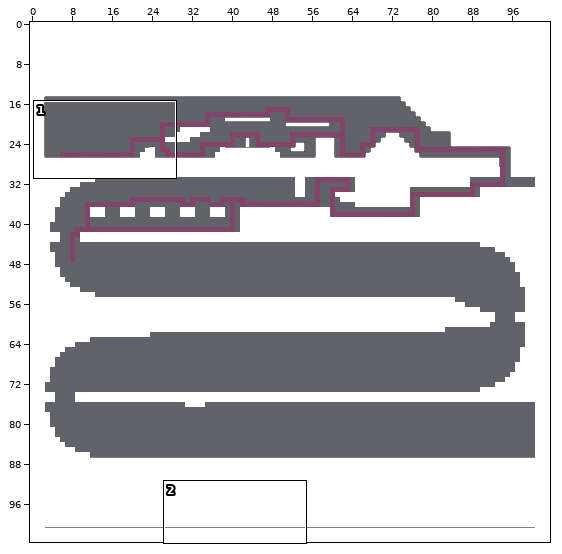
Tiled map -- MagnetBoy/MagnetBoy/MagnetBoyContent/sewer.tmx. The first picture is a wide view before the edit; the outline marks the close-up.
Close-up. Old version:
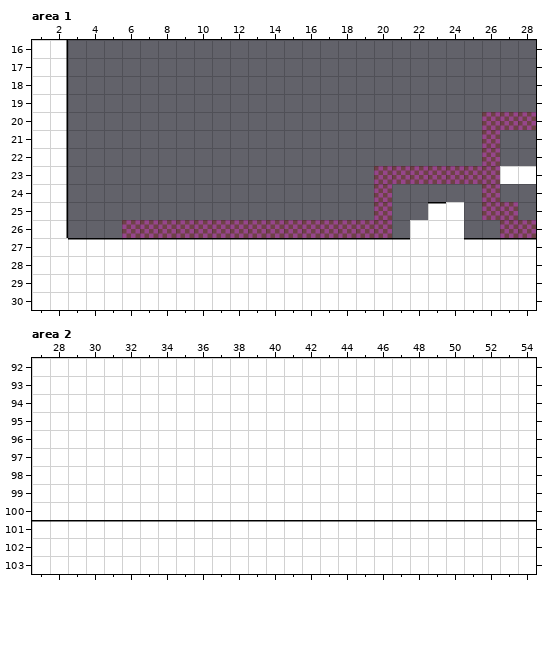
Cells are 32x32 px. Shown: area 1 x 1..28, y 16..30; area 2 x 27..54, y 92..103. The commit also changed other parts of the map, which this record leaves out.
The result:
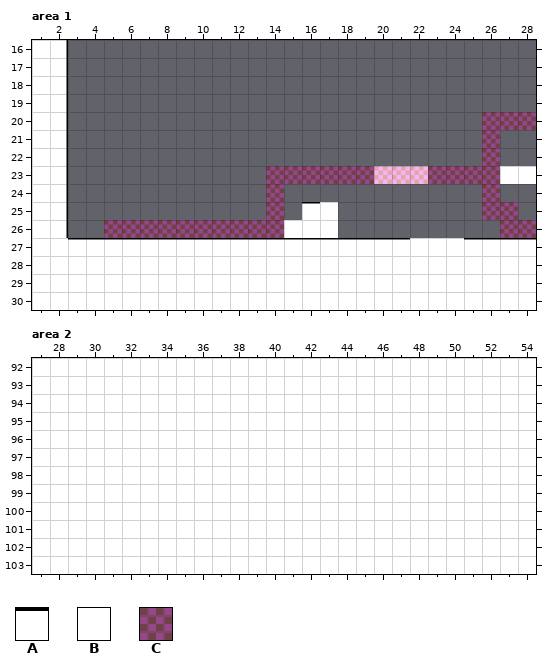
Key: from "genericBlock": A 1, B 9; from "mapBorder": C 0.
_ is an empty cell.
See-through tiles are keyed as they look on the map.
The edit:
Layer "block", area 1:
Tile A is added in row 25 at x 16.
Tile B is added in row 23 at x 20 to 22; in row 25 at x 17; in row 26 at x 15 to 17.
Tile A is removed in row 25 at x 23.
Tile B is removed in row 25 at x 24; in row 26 at x 22 to 24.
Layer "criticalPath_DELETEMELATER", area 1:
Tile C is added in row 23 at x 14 to 19; in rows 24 to 25 at x 14; in row 26 at x 5.
Tile C is removed in rows 24 to 25 at x 20; in row 26 at x 15 to 20.
Layer "block", area 2:
Tile B replaces tile A in row 101 at x 27 to 54.
Pixel boxes of the changes (left, top, right, bottom) in both close-ups:
changed: (266, 166, 464, 238)
added: (104, 220, 122, 238)
changed: (32, 520, 536, 522)
